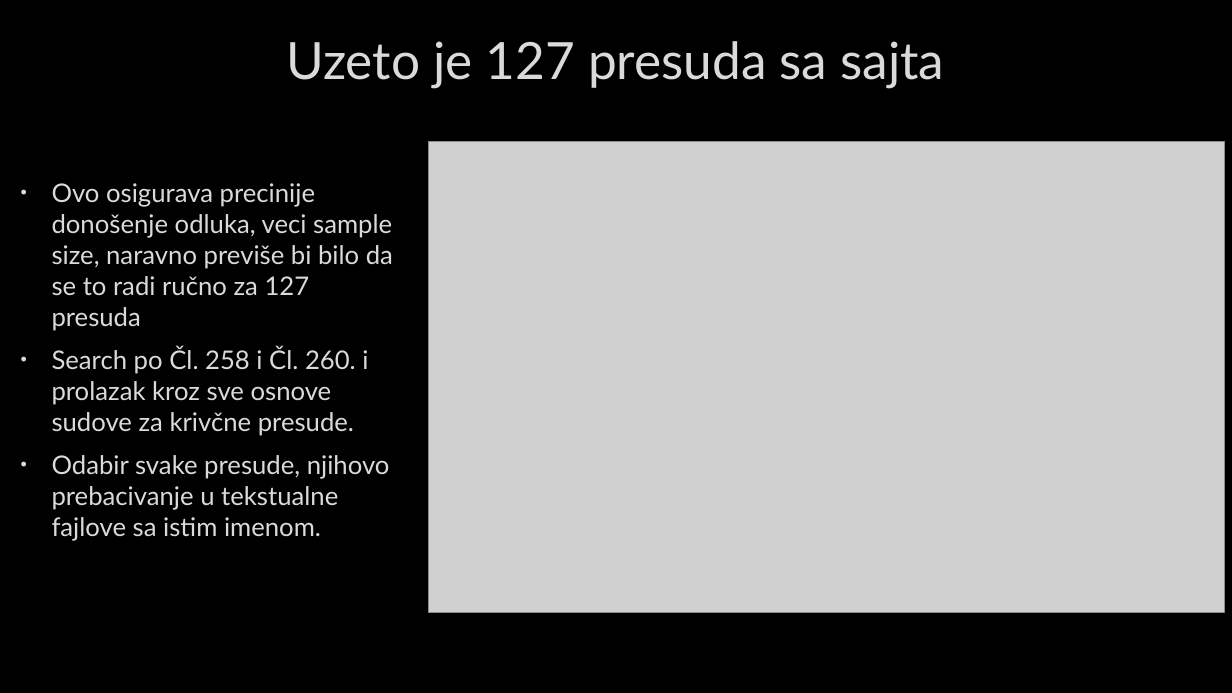
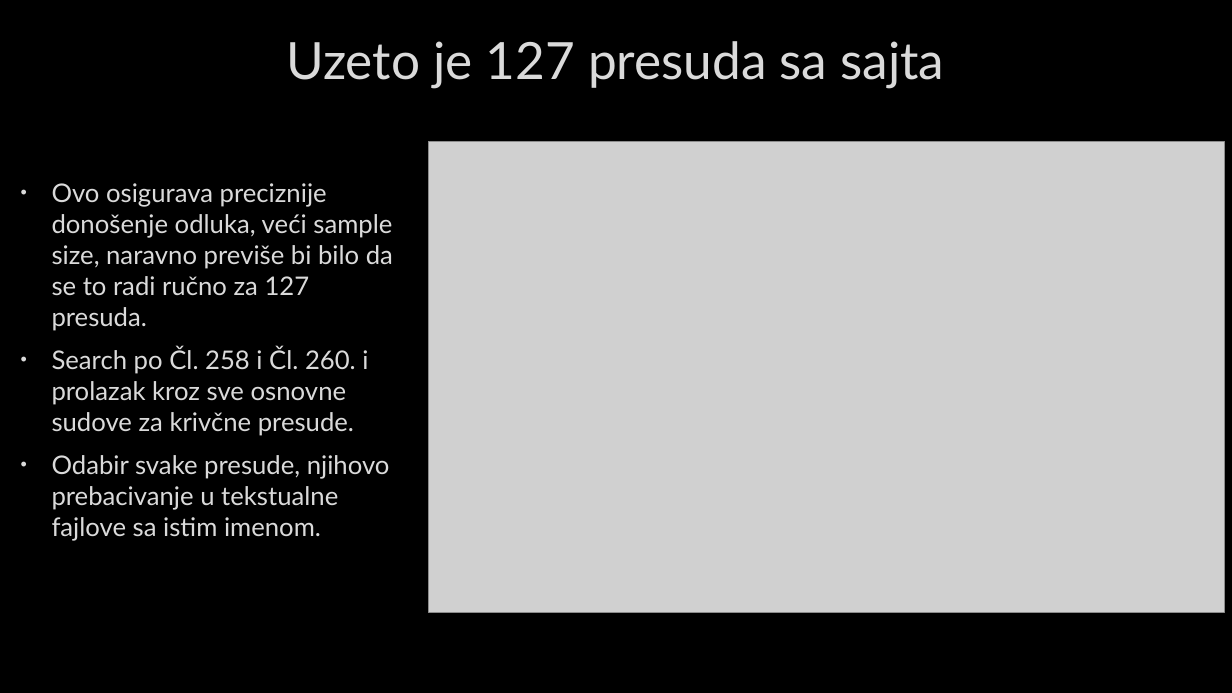
Before and after one commit to urospetraskovic/PravnaInformatikaTeam8, a slide deck: slide 5 of Project/Prezentacija.pptx. Drawn at 1232x693 pixels with LibreOffice and Linux fonts; fonts in the diff are those of the drawing; grey boxes stand for pictures; background and template pictures are left out. Boxes give left, top, right and bottom in pixels: in the first picture for what was removed or moved away, otherwise in the second. Text is boxed around its words. In the diff, an @@ line names an element or a change of style, - is before the commit and + after.

```diff
--- a/Project/Prezentacija.pptx
+++ b/Project/Prezentacija.pptx
@@ text at (52, 183, 393, 436): text changed @@
-• Ovo osigurava precinije donošenje odluka, veci sample size, naravno previše bi bilo da se to radi ručno za 127 presuda
-• Search po Čl. 258 i Čl. 260. i prolazak kroz sve osnove sudove za krivčne presude.
+• Ovo osigurava preciznije donošenje odluka, veći sample size, naravno previše bi bilo da se to radi ručno za 127 presuda.
+• Search po Čl. 258 i Čl. 260. i prolazak kroz sve osnovne sudove za krivčne presude.
```
Also in this commit, not shown: 44 other slides changed.
